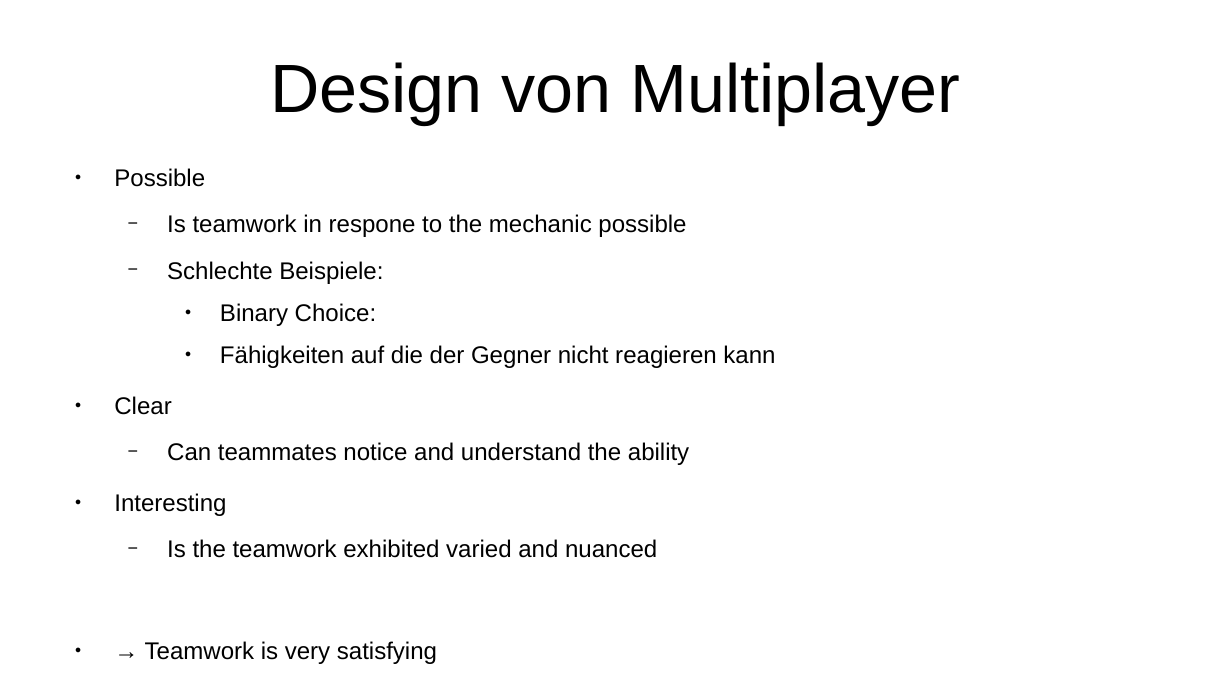
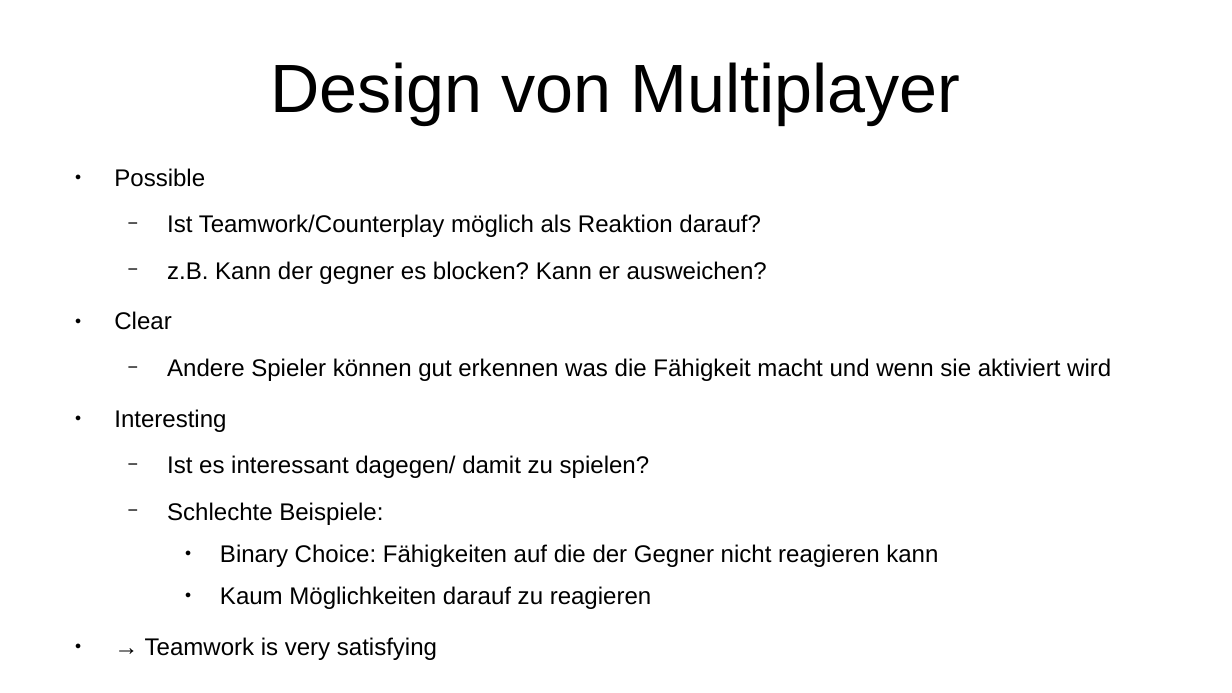
Before and after one commit to Aureumignis/UniStuff, a slide deck: slide 11 of WISE2020/HTiESD/HTiEDS_Praesentation.odp (slide 9 before the commit). Drawn at 1232x693 pixels with LibreOffice and Linux fonts; fonts in the diff are those of the drawing. Boxes give left, top, right and bottom in pixels: in the first picture for what was removed or moved away, otherwise in the second. Text is boxed around its words. In the diff, an @@ line names an element or a change of style, - is before the commit and + after.

```diff
--- a/WISE2020/HTiESD/HTiEDS_Praesentation.odp
+++ b/WISE2020/HTiESD/HTiEDS_Praesentation.odp
@@ text at (x1=114, y1=214, x2=1111, y2=478): text changed @@
-  − Is teamwork in respone to the mechanic possible
+  − Ist Teamwork/Counterplay möglich als Reaktion darauf?
+  − z.B. Kann der gegner es blocken? Kann er ausweichen?
+● Clear
+  − Andere Spieler können gut erkennen was die Fähigkeit macht und wenn sie aktiviert wird
+● Interesting
+  − Ist es interessant dagegen/ damit zu spielen?
@@ text at (x1=220, y1=544, x2=938, y2=609): text changed @@
-    ● Binary Choice:
-    ● Fähigkeiten auf die der Gegner nicht reagieren kann
-● Clear
-  − Can teammates notice and understand the ability
-● Interesting
-  − Is the teamwork exhibited varied and nuanced
+    ● Binary Choice: Fähigkeiten auf die der Gegner nicht reagieren kann
+    ● Kaum Möglichkeiten darauf zu reagieren
```
Also in this commit, not shown: 3 other slides changed, 6 slides added, 2 slides removed.
